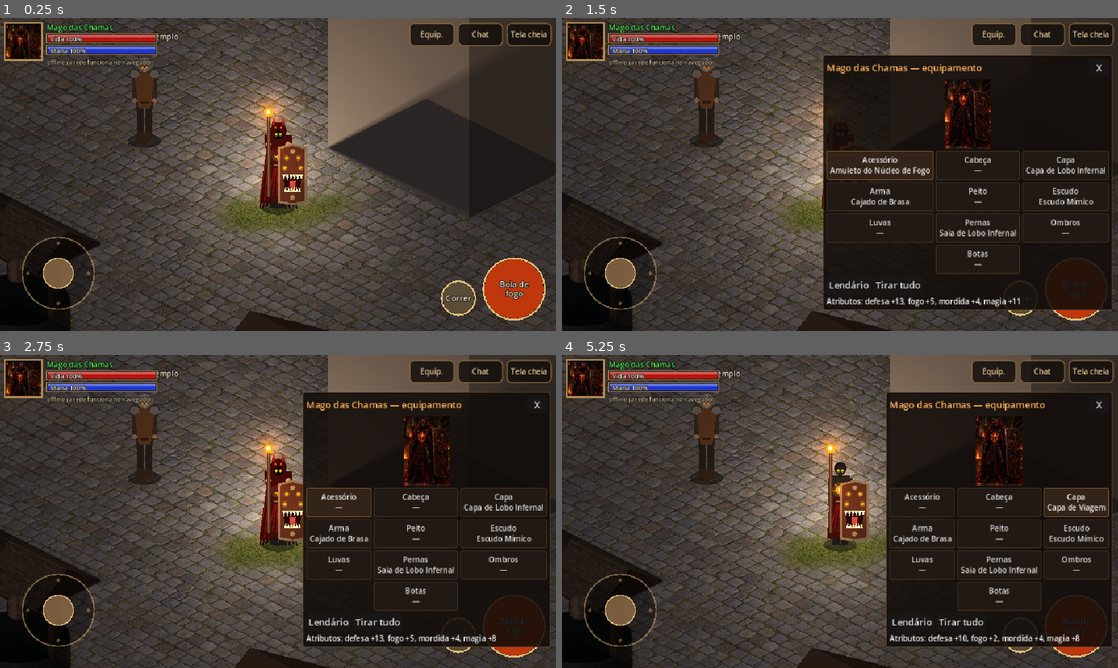
Above: before the commit, frames 1-4 (two rows, left to right).
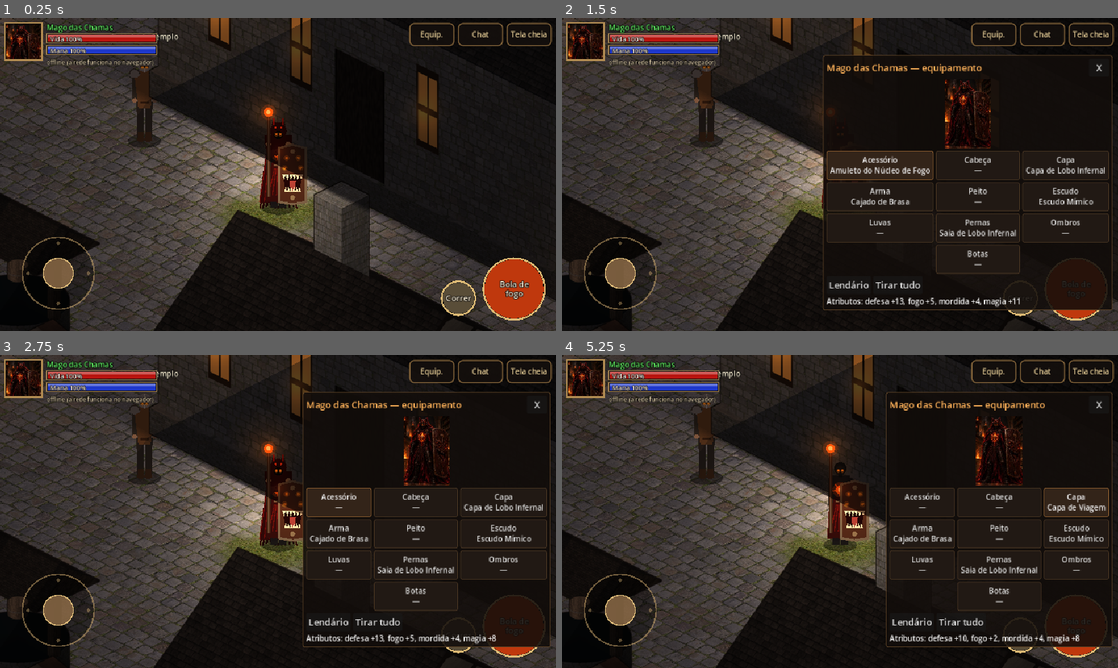
Above: after the commit, the same moments.

Repository: GuigaToledo/arson
Game: Godot game, scene res://scenes/island.tscn
The game is run twice, just before and just after one commit, with the same random seed, the same clock (stepped at 60 frames per second) and the same inputs.
Inputs:
- Up to frame 1 (0.25 s): no input
- Up to frame 2 (1.5 s): click "Equip." at 0.5 s; click "Acessório —" at 1.25 s
- Up to frame 3 (2.75 s): click "Acessório Amuleto do Núcleo d…" at 2 s
- Up to frame 4 (5.25 s): click "Cabeça —" at 2.75 s; click "Cabeça Capuz do Aprendiz" at 3.5 s; click "Cabeça Elmo de Ferro" at 4.25 s; click "Capa Capa de Lobo Infernal" at 5 s

The runs differ from the first frame. In frame 1, 44% of the frame differs, in the area x 0-100%, y 0-100%; in frame 2, 18%; in frame 3, 22%; in frame 4, 25%.

Commit message:
Cenário inteiro desenhado por código em resolução dupla: casas de enxaimel, templo com torre, árvores e pinheiros, pedras, carroças, tendas e fogueira
Co-Authored-By: Claude Opus 5.5 <noreply@anthropic.com>
Claude-Session: https://claude.ai/code/session_01SXT9RihGtgKKVUwiCkM1K9

Diff:
--- a/godot/assets/objetos/ancoras.json
+++ b/godot/assets/objetos/ancoras.json
@@ -1,26 +1,74 @@
 {
  "caixotes": [
-  45.0,
-  69.0
+  86.0,
+  134.0
  ],
  "barril": [
-  27.0,
-  58.0
+  51.0,
+  112.0
  ],
  "cerca": [
-  10.0,
-  50.0
+  16.0,
+  96.0
  ],
  "banco": [
-  24.0,
-  29.0
+  45.0,
+  56.0
  ],
  "lampiao": [
-  12.0,
-  141.0
+  20.0,
+  279.0
  ],
  "poco": [
-  77.0,
-  146.0
+  152.0,
+  288.0
+ ],
+ "casa": [
+  386.0,
+  457.0
+ ],
+ "casa2": [
+  411.0,
+  455.0
+ ],
+ "templo": [
+  415.0,
+  524.0
+ ],
+ "arvore": [
+  218.0,
+  453.0
+ ],
+ "arvore_outono": [
+  192.0,
+  489.0
+ ],
+ "arvore_escura": [
+  183.0,
+  434.0
+ ],
+ "pinheiro": [
+  124.0,
+  412.0
+ ],
+ "carroca": [
+  95.0,
+  107.0
+ ],
+ "fogueira": [
+  91.0,
+  68.0
+ ],
+ "tenda": [
+  177.0,
+  250.0
+ ],
+ "pedra": [
+  105.0,
+  84.0
+ ],
+ "pedra2": [
+  86.0,
+  96.0
  ]
 }
--- a/godot/scripts/world/island.gd
+++ b/godot/scripts/world/island.gd
@@ -84,7 +84,7 @@
 
 
 ## Peça desenhada por código: a origem da imagem vai no ponto `og` da grade.
-func piece(nm: String, og: Vector2, fpos: Vector2, fsize: Vector2, flip := false, shadow := true) -> Prop:
+func piece(nm: String, og: Vector2, fpos: Vector2, fsize: Vector2, flip := false, shadow := true, sc := 1.0) -> Prop:
 	if anchors.is_empty():
 		var txt := FileAccess.get_file_as_string(OBJ + "ancoras.json")
 		var parsed = JSON.parse_string(txt) if txt != "" else null
@@ -93,7 +93,8 @@
 	var a = anchors.get(nm)
 	var an := Vector2(a[0], a[1]) if a is Array else Vector2(-1, -1)
 	var center := Iso.to_screen(fpos + fsize * 0.5)
-	p.with_image(OBJ + nm + ".png", 1.0, Iso.to_screen(og) - center, flip, an)
+	# imagens desenhadas em resolução dupla: escala 0.5 no jogo
+	p.with_image(OBJ + nm + ".png", 0.5 * sc, Iso.to_screen(og) - center, flip, an)
 	p.casts_shadow = shadow
 	entities.add_child(p)
 	return p
@@ -129,42 +130,48 @@
 
 
 func _build_buildings() -> void:
-	# casas (peça recortada da imagem da vila)
+	# casas (desenhadas por código), alternando modelo e lado
+	var k := 0
 	for r: Rect2 in map.blocks("H"):
-		var p := Prop.new().setup("house", r.position + Vector2(0.1, 0.1), r.size - Vector2(0.2, 0.2), 150.0, Color(0.42, 0.36, 0.3))
-		var front := Iso.to_screen(r.position + r.size) - Iso.to_screen(r.position + r.size * 0.5)
-		p.with_image(OBJ + "casa.png", 0.62, front + Vector2(18, 10), int(r.position.x) % 2 == 0)
-		entities.add_child(p)
-	# templo: santuário com estátua no centro da área do templo
+		var og := r.position + Vector2(0.15, 0.15)
+		var p := piece("casa" if k % 2 == 0 else "casa2", og, r.position + Vector2(0.1, 0.1), r.size - Vector2(0.2, 0.2), k % 3 == 1)
+		var door := LightKit.make(Color(1.0, 0.6, 0.25), 0.7, 1.1, false, 0.1)
+		door.position = Iso.to_screen(r.end) - p.position + Vector2(0, -30)
+		p.add_child(door)
+		k += 1
+	# templo de pedra com torre do sino
 	for r: Rect2 in map.blocks("T"):
-		var c := r.position + r.size * 0.5
-		var p := Prop.new().setup("box", c - Vector2(1.0, 0.6), Vector2(2.0, 1.4), 200.0, Color(0.5, 0.48, 0.45))
-		p.with_image(OBJ + "estatua.png", 0.95, Vector2(0, 40))
-		p.name = "Templo"
-		entities.add_child(p)
-	# árvores nas florestas (e algumas soltas na grama)
+		var t := piece("templo", r.position, r.position + Vector2(0.05, 0.05), Vector2(5.8, 2.85))
+		t.name = "Templo"
+		var tower := StaticBody2D.new()
+		var cp := CollisionPolygon2D.new()
+		var t0 := r.position + Vector2(5.75, 0.58)
+		cp.polygon = PackedVector2Array([Iso.to_screen(t0), Iso.to_screen(t0 + Vector2(1.55, 0)), Iso.to_screen(t0 + Vector2(1.55, 1.55)), Iso.to_screen(t0 + Vector2(0, 1.55))])
+		tower.add_child(cp)
+		add_child(tower)
+	# árvores, pinheiros e pedras espalhados conforme o terreno
+	var kinds := ["arvore", "arvore_outono", "arvore_escura"]
 	for y in map.h:
 		for x in map.w:
 			var ch := map.at(x, y)
-			if not ResourceLoader.exists(OBJ + "arvore.png"):
-				break
-			var chance := 0.24 if ch == "f" else (0.025 if ch == "." else 0.0)
-			if chance == 0.0 or map.tile_rand(x, y) > chance:
-				continue
+			var r1 := map.tile_rand(x, y)
 			var j := Vector2(map.tile_rand(x, y, 1), map.tile_rand(x, y, 2)) * 0.6 + Vector2(0.2, 0.2)
-			var t := Prop.new().setup("box", Vector2(x, y) + j - Vector2(0.18, 0.18), Vector2(0.36, 0.36), 200.0, Color(0.3, 0.2, 0.1))
-			t.with_image(OBJ + "arvore.png", 0.5 + map.tile_rand(x, y, 3) * 0.25, Vector2(0, 6), map.tile_rand(x, y, 4) > 0.5)
-			t.casts_shadow = false
-			entities.add_child(t)
-	# carroças na estrada do sul
-	if not ResourceLoader.exists(OBJ + "carroca.png"):
-		return
-	var c1 := Prop.new().setup("box", Vector2(24.2, 37.2), Vector2(1.2, 0.8), 60.0, Color(0.3, 0.2, 0.1))
-	c1.with_image(OBJ + "carroca.png", 0.75, Vector2(0, 14))
-	entities.add_child(c1)
-	var c2 := Prop.new().setup("box", Vector2(30.6, 40.0), Vector2(1.0, 0.8), 60.0, Color(0.3, 0.2, 0.1))
-	c2.with_image(OBJ + "carroca_coberta.png", 0.8, Vector2(0, 14))
-	entities.add_child(c2)
+			var og := Vector2(x, y) + j
+			var flip := map.tile_rand(x, y, 4) > 0.5
+			var sc := 0.85 + map.tile_rand(x, y, 3) * 0.35
+			if (ch == "f" and r1 < 0.26) or (ch == "." and r1 < 0.025):
+				var nm: String = kinds[int(map.tile_rand(x, y, 5) * 3) % 3] if map.tile_rand(x, y, 6) > 0.25 else "pinheiro"
+				var tr := piece(nm, og, og - Vector2(0.17, 0.17), Vector2(0.34, 0.34), flip, false, sc)
+				tr.fade_when_behind = true
+			elif ch == "r" and r1 < 0.12:
+				piece("pinheiro" if map.tile_rand(x, y, 7) > 0.6 else ("pedra" if flip else "pedra2"), og, og - Vector2(0.3, 0.3), Vector2(0.6, 0.6), flip, false, sc)
+			elif ch == "." and r1 > 0.985:
+				piece("pedra2", og, og - Vector2(0.25, 0.25), Vector2(0.5, 0.5), flip, false, 0.7)
+	# carroças na estrada do sul e tendas na praça
+	piece("carroca", Vector2(24.0, 37.4), Vector2(24.0, 37.4), Vector2(1.45, 0.72))
+	piece("carroca", Vector2(31.2, 39.6), Vector2(31.2, 39.6), Vector2(0.72, 1.45), true)
+	piece("tenda", Vector2(24.4, 31.6), Vector2(24.4, 31.6), Vector2(1.5, 1.1))
+	piece("tenda", Vector2(29.4, 31.6), Vector2(29.4, 31.6), Vector2(1.1, 1.5), true)
 
 
 func _build_lights() -> void:
@@ -173,15 +180,11 @@
 		var l := LightKit.make(Color(1.0, 0.65, 0.3), 1.1, 1.9, false, 0.12)
 		l.position = post.tex_foot + Vector2(23, -96)
 		post.add_child(l)
-	var camp := Prop.new().setup("box", Vector2(30.6, 35.6), Vector2(0.8, 0.8), 40.0, Color(0.3, 0.2, 0.1))
-	camp.with_image(OBJ + "fogueira.png", 1.0, Vector2(0, 6))
+	var camp := piece("fogueira", Vector2(31.0, 36.0), Vector2(30.6, 35.6), Vector2(0.8, 0.8), false, false)
 	camp.fade_when_behind = false
-	if camp.tex == null:
-		camp.kind = "campfire"
-	entities.add_child(camp)
-	Fx.fire(camp, Vector2(0, -8), 0.45)
+	Fx.fire(camp, camp.tex_foot + Vector2(0, -6), 0.5)
 	var fl := LightKit.make(Color(1.0, 0.55, 0.2), 1.3, 2.4, true, 0.2)
-	fl.position = Vector2(0, -10)
+	fl.position = camp.tex_foot + Vector2(0, -12)
 	camp.add_child(fl)
 
 
Binary file added: godot/assets/objetos/arvore.png
Binary file added: godot/assets/objetos/arvore_escura.png
Binary file added: godot/assets/objetos/arvore_outono.png
Binary file changed: godot/assets/objetos/banco.png
Binary file changed: godot/assets/objetos/barril.png
Binary file changed: godot/assets/objetos/caixotes.png
Binary file added: godot/assets/objetos/carroca.png
Binary file added: godot/assets/objetos/casa.png
Binary file added: godot/assets/objetos/casa2.png
Binary file changed: godot/assets/objetos/cerca.png
Binary file added: godot/assets/objetos/fogueira.png
Binary file changed: godot/assets/objetos/lampiao.png
(and 6 more such lines)
